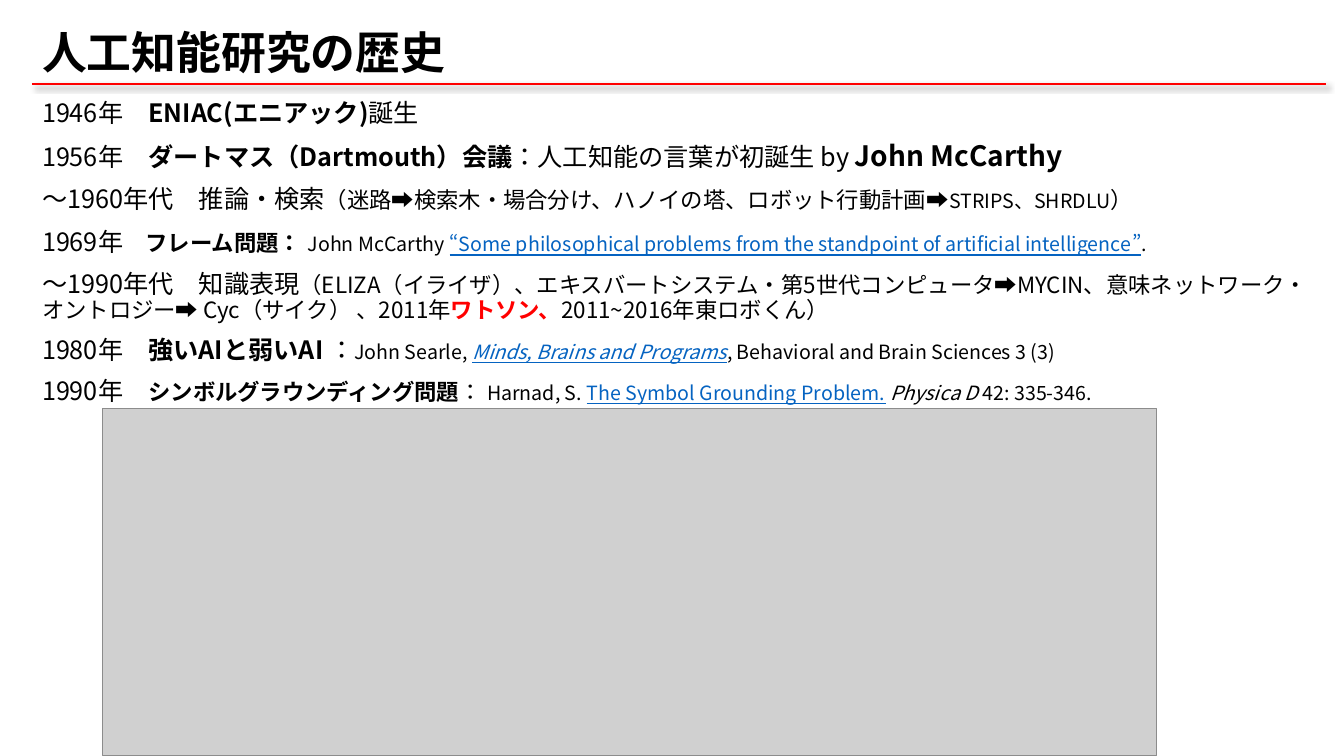
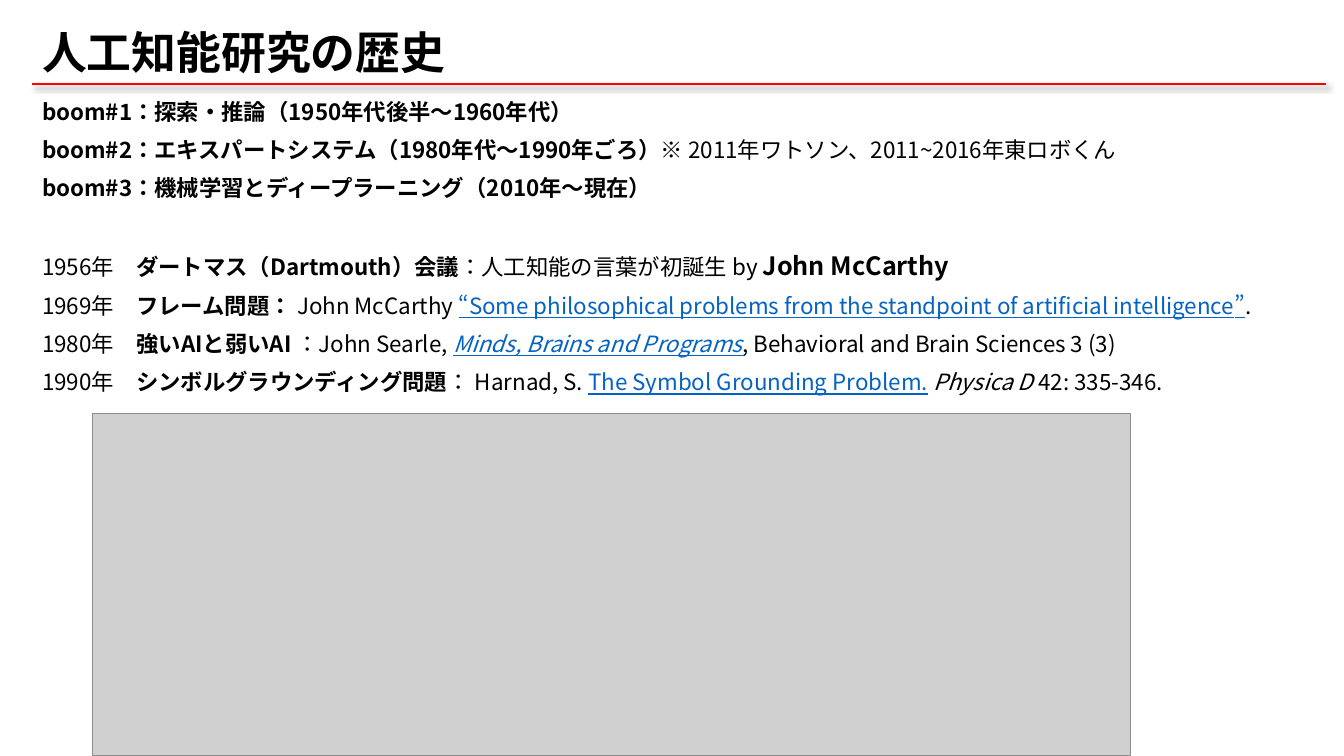
Before and after one commit to qqinxl2015/machine-learning-basic, a slide deck: slide 5 of 00_ML_start.pptx (slide 4 before the commit). Drawn at 1344x756 pixels with LibreOffice and Linux fonts; fonts in the diff are those of the drawing; grey boxes stand for pictures. Boxes give left, top, right and bottom in pixels: in the first picture for what was removed or moved away, otherwise in the second. Text is boxed around its words. In the diff, an @@ line names an element or a change of style, - is before the commit and + after.

```diff
--- a/00_ML_start.pptx
+++ b/00_ML_start.pptx
@@ text at (x1=42, y1=101, x2=1116, y2=198): text changed; size 18 to 16 pt @@
-1946年 ENIAC(エニアック)誕生
+boom#1：探索・推論（1950年代後半〜1960年代）
+boom#2：エキスパートシステム（1980年代〜1990年ごろ）※ 2011年ワトソン、2011~2016年東ロボくん
+boom#3：機械学習とディープラーニング（2010年〜現在）
@@ text at (x1=42, y1=186, x2=1110, y2=210): paragraph removed @@
-～1960年代 推論・検索（迷路➡検索木・場合分け、ハノイの塔、ロボット行動計画➡STRIPS、SHRDLU）
@@ text at (x1=42, y1=255, x2=1251, y2=396): size 18 to 16 pt in "1956年 ダートマス（Dartmouth）会議：人工知能の言葉が初誕生 by", "1969年", "1980年 強いAIと弱いAI ：John", "1990年"; size 20 to 18 pt in "John McCarthy"; size 14 to 16 pt in "John McCarthy “Some philosophical problems from the ...", "：John Searle, Minds, Brains and Programs, Behavioral ...", "Harnad, S. The Symbol Grounding Problem. Physica ..." @@
@@ text at (x1=42, y1=271, x2=1307, y2=324): paragraph removed @@
-～1990年代 知識表現（ELIZA（イライザ）、エキスバートシステム・第5世代コンピュータ➡MYCIN、意味ネットワーク・オントロジー➡ Cyc（サイク） 、2011年ワトソン、2011~2016年東ロボくん）
@@ picture resized from (x1=103, y1=408, x2=1157, y2=756) to (x1=93, y1=413, x2=1131, y2=756) @@
```
Also in this commit, not shown: 8 other slides changed, 13 slides added, 1 slide removed, 10 other files.
